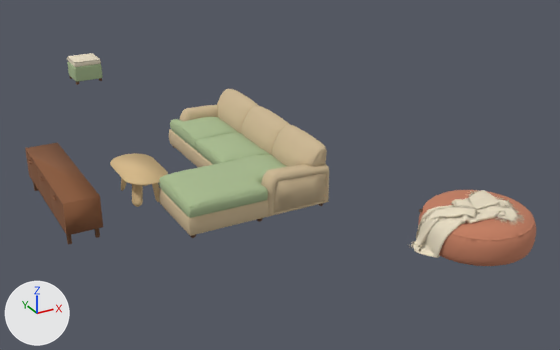
What one commit did to the glTF model models/furniture_living.glb.
Both versions are drawn from a 50 mm camera at (-6.71, -16.46, 4.58) aimed at (-1.39, -6.79, -0.25). Arrows for +X, +Y and +Z are at lower left; the lights stay in place. The picture after the commit comes second. Where no turn or scale is listed for an object, it has been applied to the vertices.

The first picture shows 'base', 'blanket', 'cabinet', 'couch', 'cushions', 'pouf', 'pouf.001', 'table-017' and 4 more.
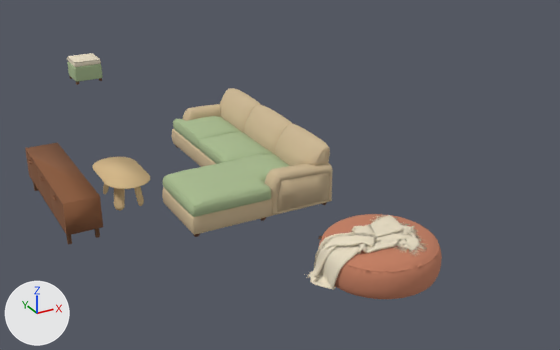
Pixel boxes (x1, y1, x2, y2) of what changed, in the pictures (560 x 350 px):
'pouf', moved: before (418, 190, 536, 266); after (318, 214, 442, 299)
'cushions', moved: before (159, 117, 287, 218); after (163, 116, 289, 217)
'couch', moved: before (179, 89, 329, 215); after (182, 88, 333, 214)
'blanket', moved: before (409, 190, 525, 258); after (304, 215, 428, 290)
'base', moved: before (159, 129, 269, 235); after (162, 129, 272, 234)
'table-017', moved: before (110, 153, 168, 207); after (92, 157, 150, 211)

The change in detail:
Object 'base' (ob_base) moves from (-2.6, -7.0, 0.0) to (-2.55, -7.0, 0.0).
Object 'couch' (ob_couch) moves from (-2.6, -7.0, 0.0) to (-2.55, -7.0, 0.0).
Object 'cushions' (ob_cushions) moves from (-2.6, -7.0, 0.0) to (-2.55, -7.0, 0.0).
Object 'table-017' (ob_table_017) moves from (-3.7, -7.0, 0.0) to (-3.95, -7.0, 0.0).
Object 'blanket' (ob_blanket) moves from (-0.6, -10.2, 0.0) to (-2.05, -10.2, 0.0).
Object 'pouf' (ob_pouf) moves from (-0.6, -10.2, 0.0) to (-2.05, -10.2, 0.0).
